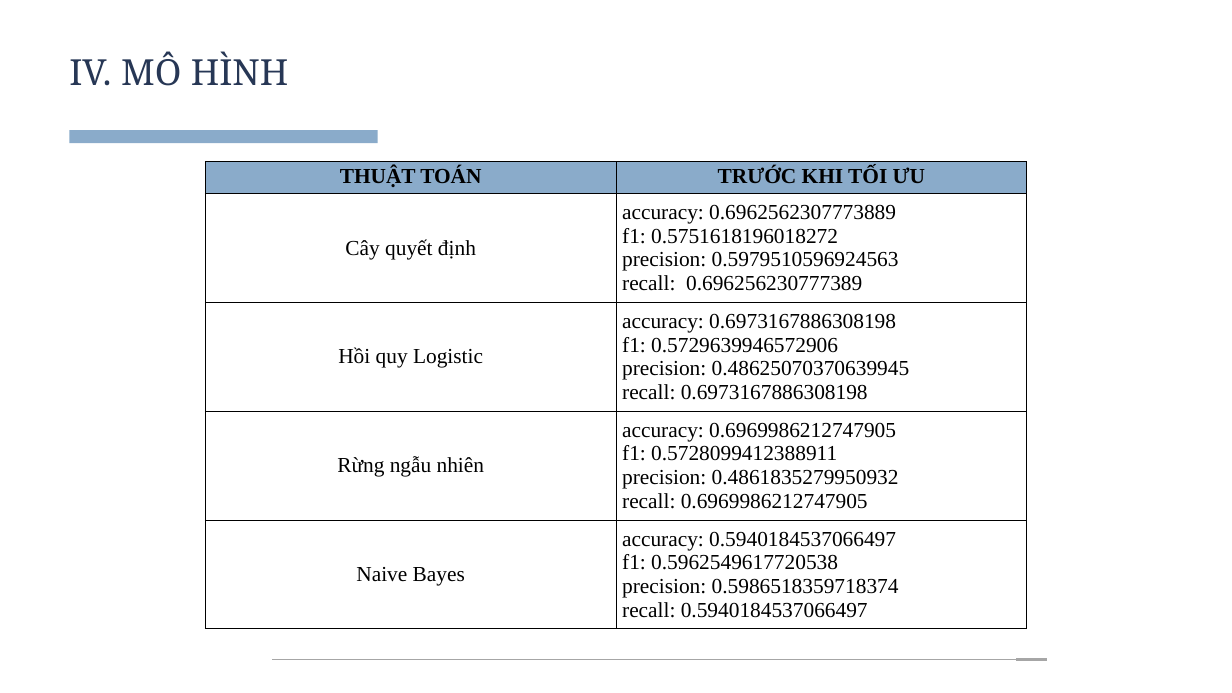
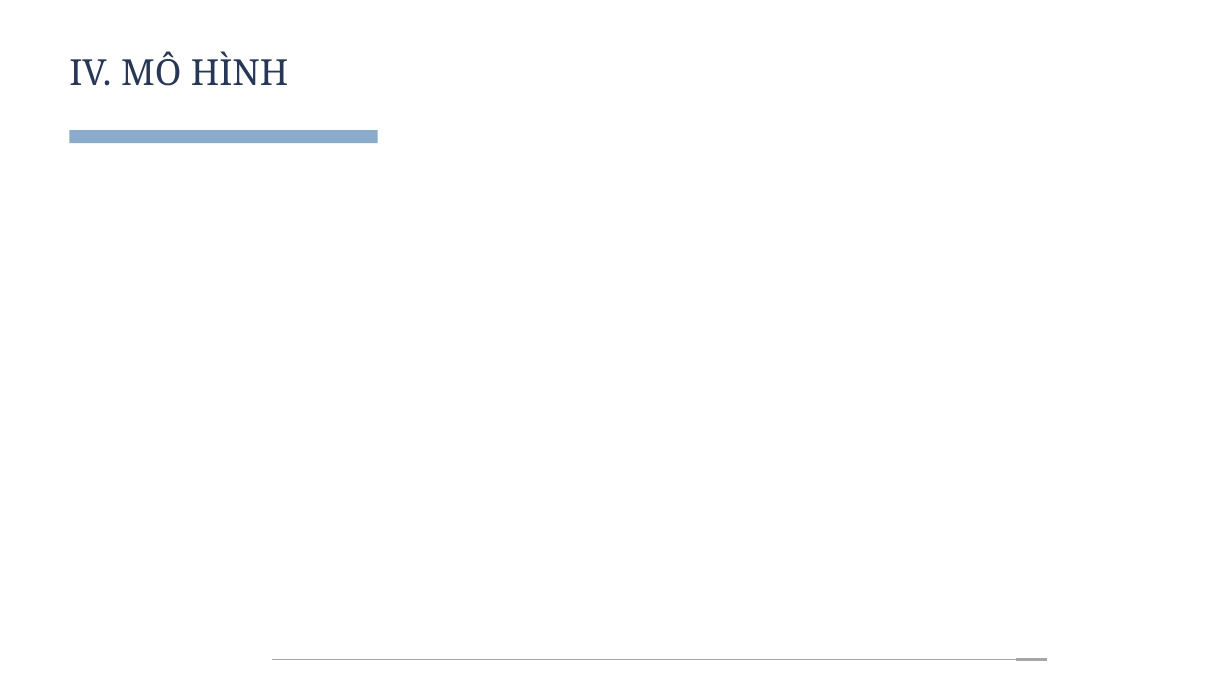
Before and after one commit to n0aHVN/Nhom01_BDML_02, a slide deck: slide 11 of Final/Nhom01.pptx (slide 9 before the commit). Drawn at 1232x693 pixels with LibreOffice and Linux fonts; fonts in the diff are those of the drawing. Boxes give left, top, right and bottom in pixels: in the first picture for what was removed or moved away, otherwise in the second. Text is boxed around its words. In the diff, an @@ line names an element or a change of style, - is before the commit and + after.

```diff
--- a/Final/Nhom01.pptx
+++ b/Final/Nhom01.pptx
@@ table removed at [205,161,1027,628], 5 rows, 2 columns @@
-THUẬT TOÁN | TRƯỚC KHI TỐI ƯU
-Cây quyết định | accuracy: 0.6962562307773889 / f1: 0.5751618196018272 / precision: 0.5979510596924563 / recall: 0.696256230777389
-Hồi quy Logistic | accuracy: 0.6973167886308198 / f1: 0.5729639946572906 / precision: 0.48625070370639945 / recall: 0.6973167886308198
-Rừng ngẫu nhiên | accuracy: 0.6969986212747905 / f1: 0.5728099412388911 / precision: 0.4861835279950932 / recall: 0.6969986212747905
-Naive Bayes | accuracy: 0.5940184537066497 / f1: 0.5962549617720538 / precision: 0.5986518359718374 / recall: 0.5940184537066497
```
Also in this commit, not shown: 3 other slides changed, 2 slides added, 1 other file.
